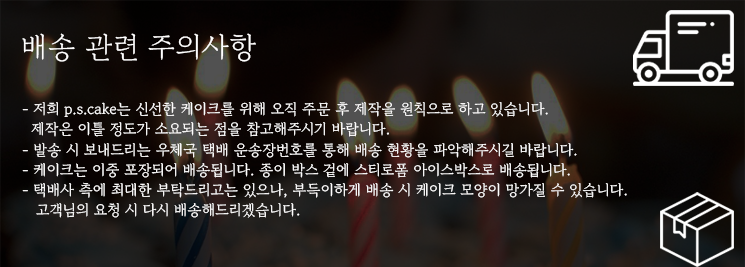
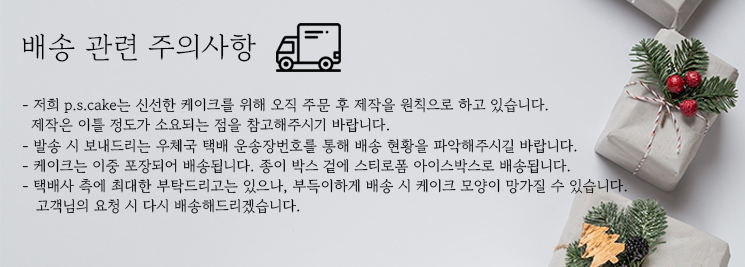
Comparing the layer stacks of the two w=745, h=267 images. Changes:
painted on "레이어 3" over [276, 10, 734, 86]
painted on "- 저희 p.s.cake는 신선한 케이크를 위해 오직 주문 후 제작을 원칙으로 하고 있습니다. 제작은 이틀 정" over [22, 98, 627, 218]
painted on "배송 관련 주의사항" over [22, 33, 256, 62]
removed layer "사각형 1" (was 50%) over [0, 0, 745, 267]
removed layer "레이어 2" over [0, 0, 745, 267]
renamed "레이어 4" to "christmas-g5e6c8e409_1920", moved it below "레이어 1", painted on it over [0, 0, 745, 267]
